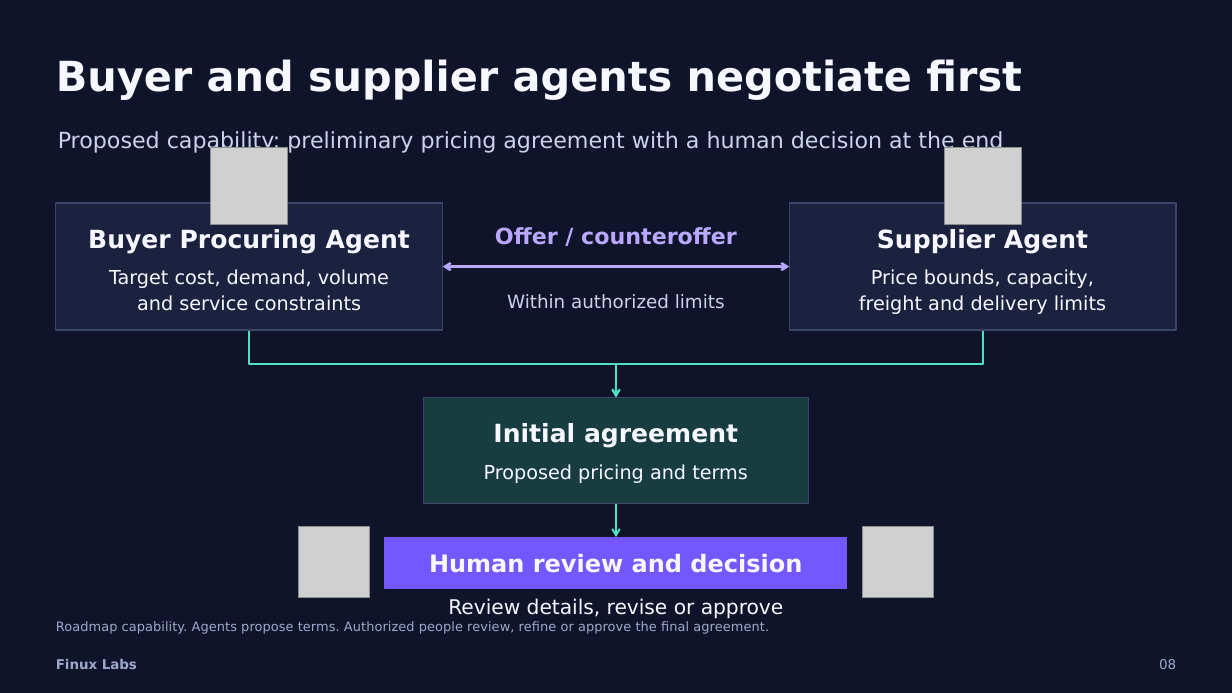
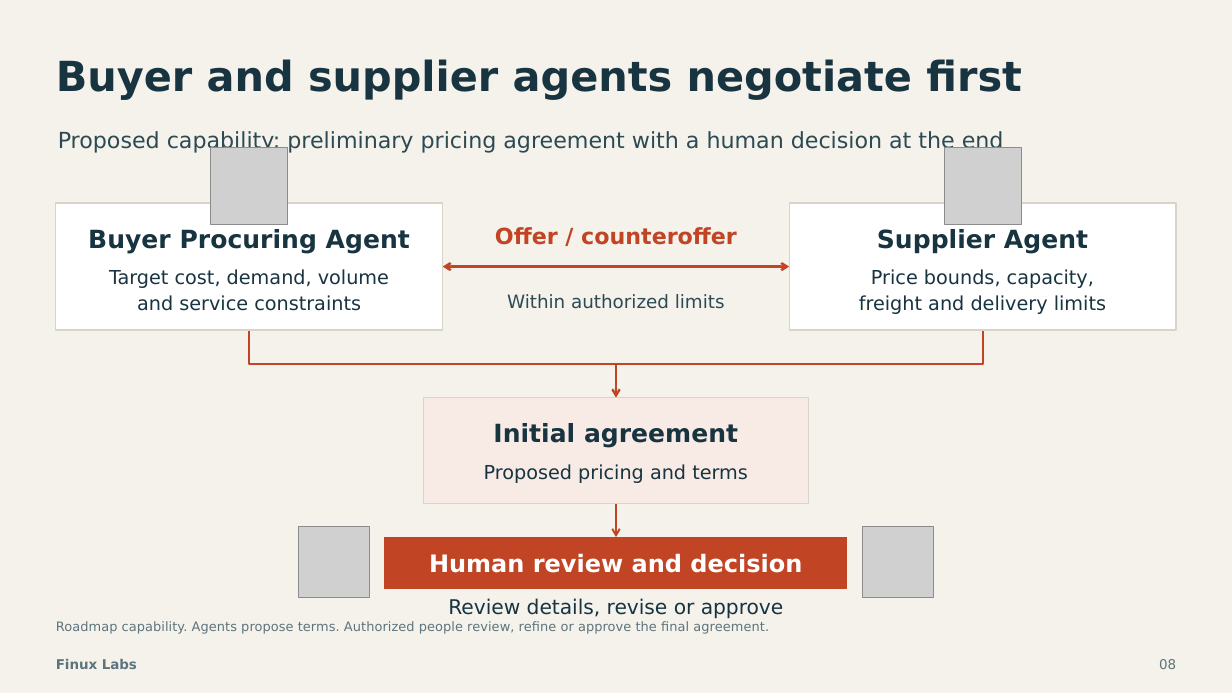
Before and after one commit to finuxlabs/FinuxLabs.github.io, a slide deck: slide 8 of docs/publish/pitch-agentic-procurement/Finux-Labs-Procurement-AI-Pitch-15-Slides.pptx. Drawn at 1232x693 pixels with LibreOffice and Linux fonts; fonts in the diff are those of the drawing; grey boxes stand for pictures. Boxes give left, top, right and bottom in pixels: in the first picture for what was removed or moved away, otherwise in the second. Text is boxed around its words. In the diff, an @@ line names an element or a change of style, - is before the commit and + after.

Commit message:
Update procurement pitch deck to USk Pre-seed and USD pricing across HTML, PDF, and PPTX

```diff
--- a/docs/publish/pitch-agentic-procurement/Finux-Labs-Procurement-AI-Pitch-15-Slides.pptx
+++ b/docs/publish/pitch-agentic-procurement/Finux-Labs-Procurement-AI-Pitch-15-Slides.pptx
@@ background #10142B to #F4F2EB @@
@@ text "Proposed capability: preliminary pricing agreement ..." at [58, 131, 1004, 154]: text colour #CBD2EB to #2D4A53 @@
@@ rectangle at [55, 203, 443, 331]: fill #1B2240 to #FFFFFF; outline #3C4568 1.05 pt to #D8D4C8 1.05 pt @@
@@ rectangle at [789, 203, 1177, 331]: fill #1B2240 to #FFFFFF; outline #3C4568 1.05 pt to #D8D4C8 1.05 pt @@
@@ text "Offer / counteroffer" at [495, 227, 737, 245]: text colour #B9A8FF to #C14424 @@
@@ double arrow (443, 267) - (789, 267): stroke #B9A8FF 1.88 pt to #C14424 1.88 pt @@
@@ text "Within authorized limits" at [507, 294, 725, 309]: text colour #CBD2EB to #2D4A53 @@
@@ elbow arrow (250, 330) - (616, 397): stroke #52E0C4 1.5 pt to #C14424 1.5 pt @@
@@ elbow arrow (983, 330) - (616, 397): stroke #52E0C4 1.5 pt to #C14424 1.5 pt @@
@@ rectangle at [423, 397, 809, 504]: fill #173D41 to #F8EBE6; outline #3C4568 1.05 pt to #D8D4C8 1.05 pt @@
@@ arrow (616, 504) - (616, 537): stroke #52E0C4 1.5 pt to #C14424 1.5 pt @@
@@ rectangle "Human review and decision" at [385, 537, 848, 588]: text colour #F6F7FF to #FFFFFF; fill #7357FF to #C14424; outline #7357FF 0.75 pt to #C14424 0.75 pt @@
@@ text colour #F6F7FF to #183440 in 8 elements at [56, 59, 1022, 100], [88, 229, 410, 254], [109, 269, 389, 311], [877, 229, 1088, 254], [859, 269, 1106, 314], [493, 423, 738, 448], [484, 464, 748, 483], [448, 598, 784, 619] @@
@@ text colour #9DA8CA to #5E747C in 3 elements at [56, 659, 137, 669], [1159, 659, 1176, 669], [56, 621, 769, 634] @@
```
Also in this commit, not shown: 15 other slides changed, 2 other files.
